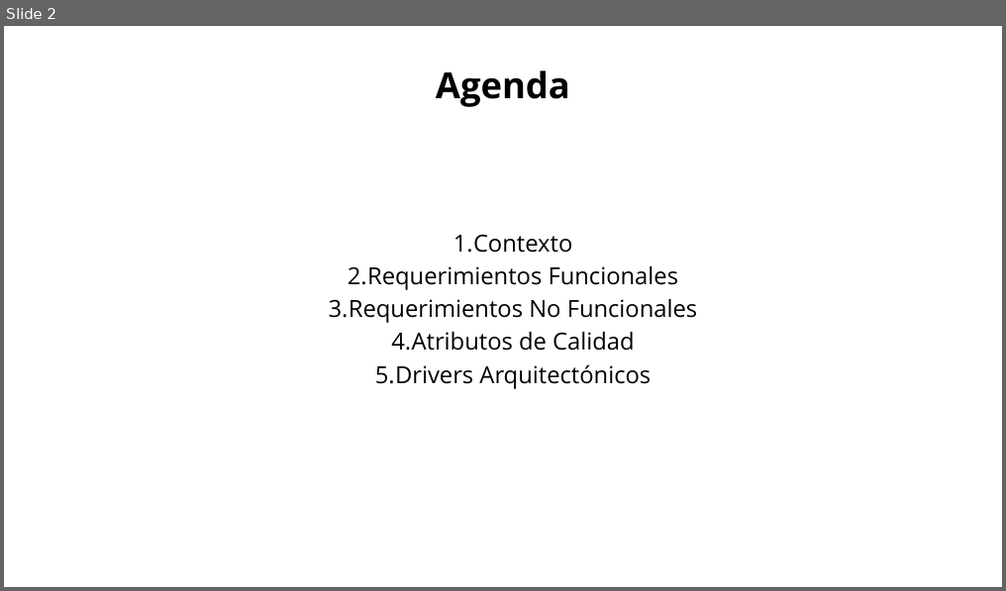
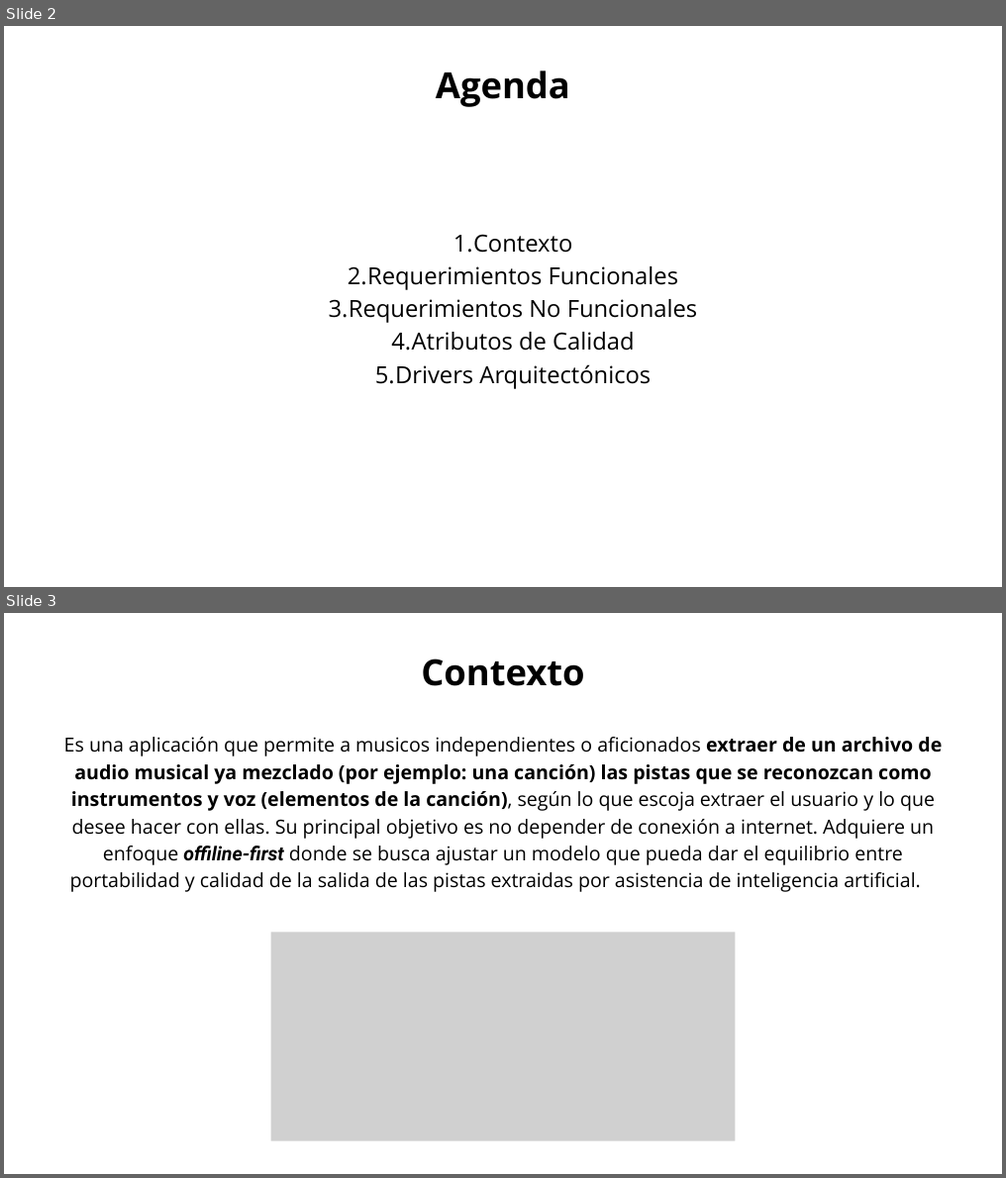
Before and after one commit to Jucer74/SoftwareArchitecture, a slide deck: Project/Context/SistemaSeparacionAudio.context.pptx. Shown one above the other, each under a label of ours: slide 2 before the commit, slides 2 and 3 after it. The pictures are 1006x591 and 1006x1178 pixels, drawn with LibreOffice and Linux fonts; fonts in the diff are those of the drawing; grey boxes stand for pictures. Boxes give left, top, right and bottom in pixels: in the first picture for what was removed or moved away, otherwise in the second. Text is boxed around its words. In the diff, an @@ line names an element or a change of style, - is before the commit and + after.

```diff
--- a/Project/Context/SistemaSeparacionAudio.context.pptx
+++ b/Project/Context/SistemaSeparacionAudio.context.pptx
@@ slide 3 added at box(4, 613, 1002, 1174), background #FFFFFF @@
@@ text added at box(421, 659, 584, 686), 52 pt, text #000000, bold @@
+Contexto
@@ text added at box(64, 737, 942, 892), 28 pt, text #000000 @@
+Es una aplicación que permite a musicos independientes o aficionados extraer de un archivo de audio musical ya mezclado (por ejemplo: una canción) las pistas que se reconozcan como instrumentos y voz (elementos de la canción), según lo que escoja extraer el usuario y lo que desee hacer con ellas. Su principal objetivo es no depender de conexión a internet. Adquiere un enfoque offiline-first donde se busca ajustar un modelo que pueda dar el equilibrio entre portabilidad y calidad de la salida de las pistas extraidas por asistencia de inteligencia artificial.
@@ picture added at box(271, 932, 735, 1142) @@
@@ picture added at box(461, 942, 545, 1025) @@
@@ picture added at box(317, 1017, 387, 1087) @@
```
Also in this commit, not shown: 5 slides changed, 2 slides removed.
